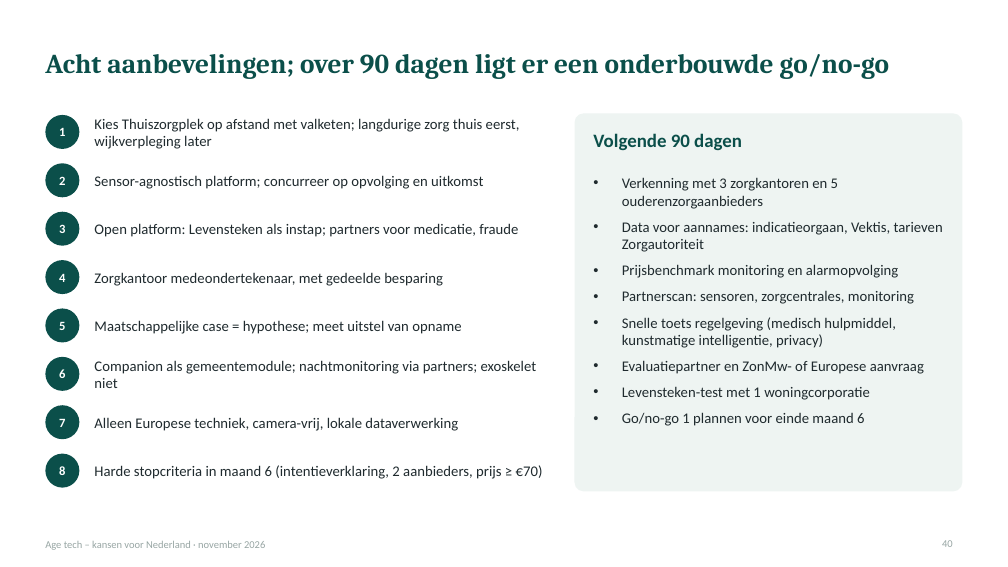
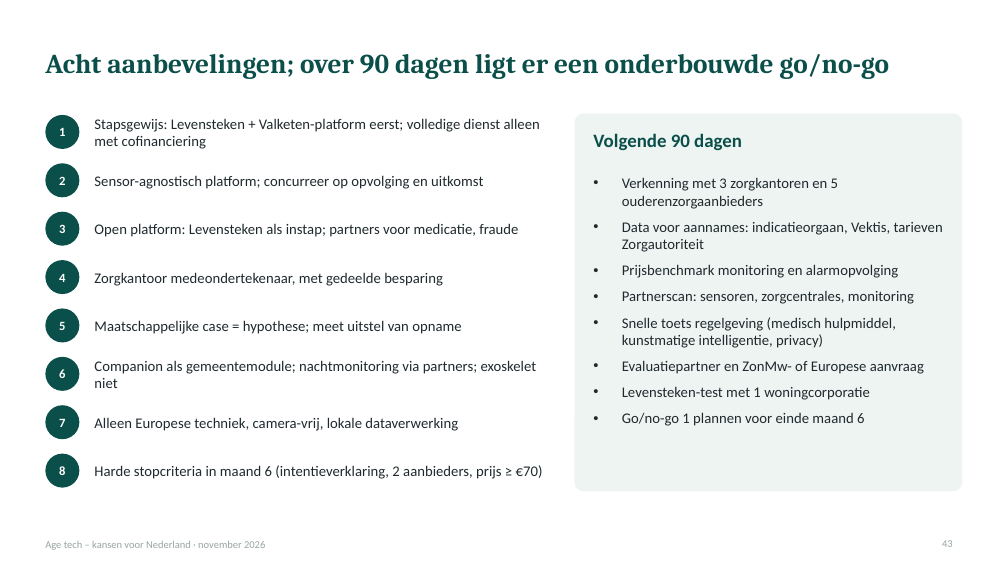
Before and after one commit to robruijn/Four-Seasons-Rome-2026, a slide deck: slide 43 of AgeTech_kansen_Nederland.pptx (slide 40 before the commit). Drawn at 1008x567 pixels with LibreOffice and Linux fonts; fonts in the diff are those of the drawing. Boxes give left, top, right and bottom in pixels: in the first picture for what was removed or moved away, otherwise in the second. Text is boxed around its words. In the diff, an @@ line names an element or a change of style, - is before the commit and + after.

```diff
--- a/AgeTech_kansen_Nederland.pptx
+++ b/AgeTech_kansen_Nederland.pptx
@@ text at <box>94,118,540,149</box>: text changed @@
-Kies Thuiszorgplek op afstand met valketen; langdurige zorg thuis eerst, wijkverpleging later
+Stapsgewijs: Levensteken + Valketen-platform eerst; volledige dienst alleen met cofinanciering
```
Also in this commit, not shown: 6 other slides changed, 3 slides added.
